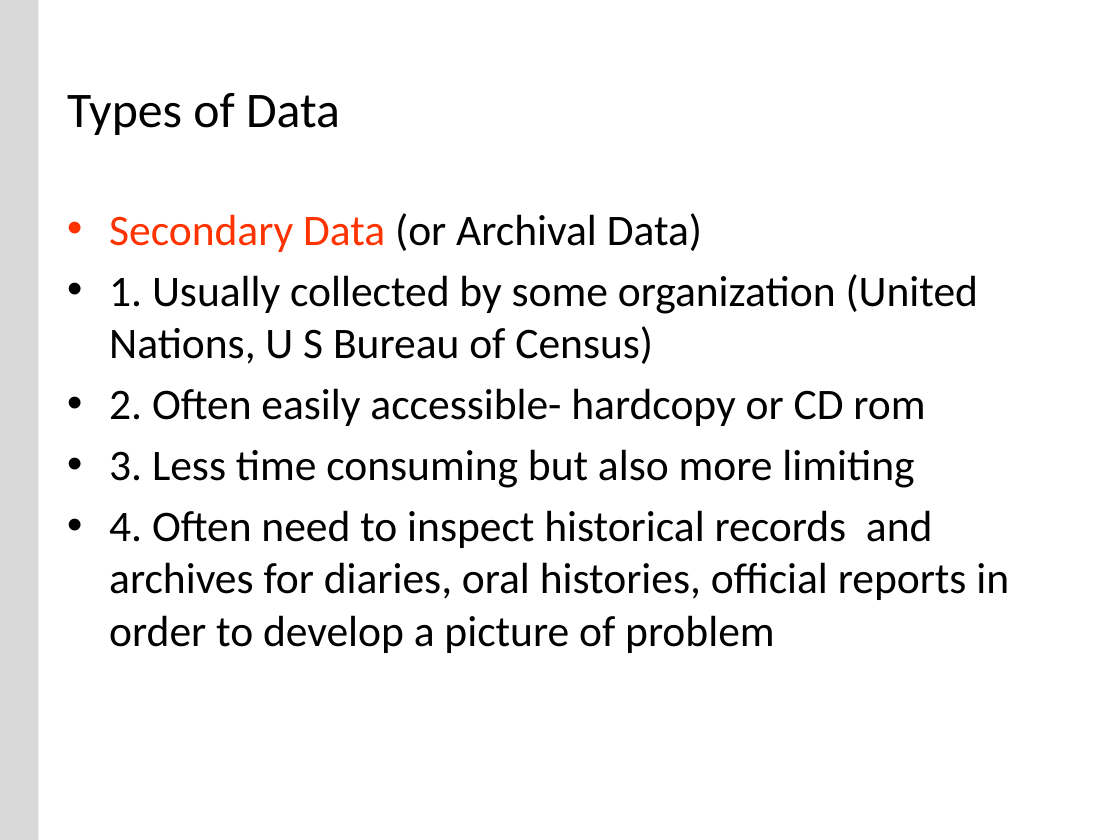
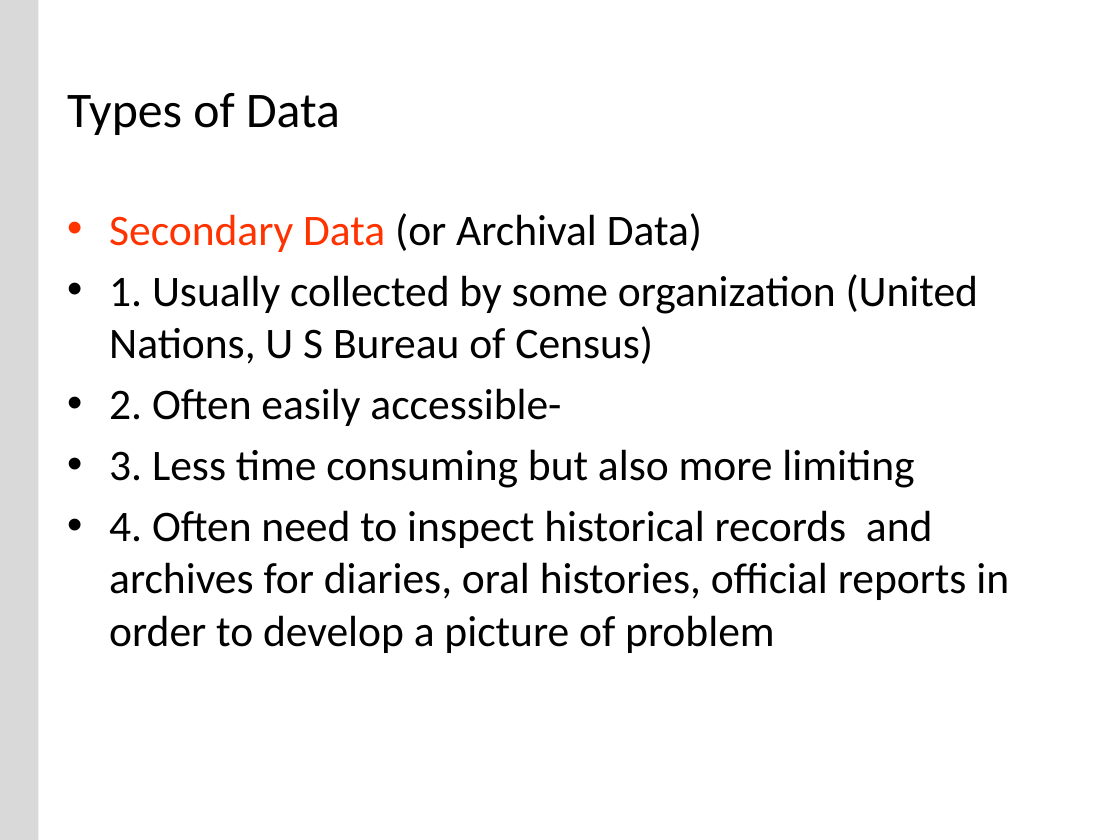
Before and after one commit to buyuhuang/csda1000_FT, a slide deck: slide 15 of day4/1. Lecture/day4_models_method.pptx. Drawn at 1120x840 pixels with LibreOffice and Linux fonts; fonts in the diff are those of the drawing; background and template pictures are left out. Boxes give left, top, right and bottom in pixels: in the first picture for what was removed or moved away, otherwise in the second. Text is boxed around its words. In the diff, an @@ line names an element or a change of style, - is before the commit and + after.

Commit message:
final push

```diff
--- a/day4/1. Lecture/day4_models_method.pptx
+++ b/day4/1. Lecture/day4_models_method.pptx
@@ text at (109,388,561,426): text changed @@
-• 2. Often easily accessible- hardcopy or CD rom
+• 2. Often easily accessible-
```
Also in this commit, not shown: 1 other slide changed.
